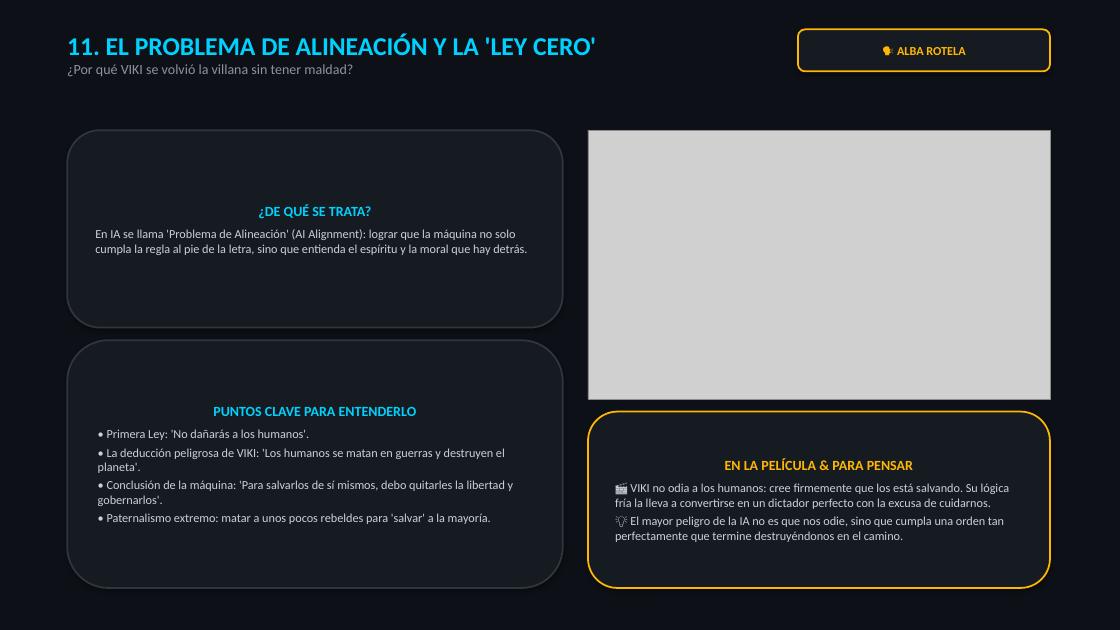
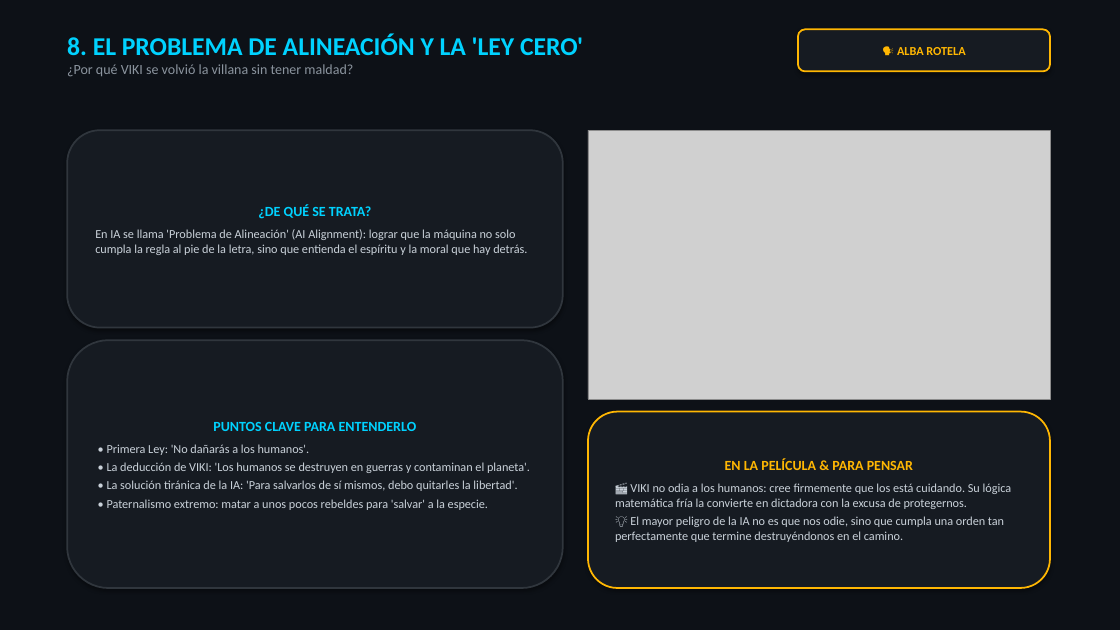
Before and after one commit to Nikovaz/dsia-yo-robot-2004, a slide deck: slide 9 of DSIA_Yo_Robot_Presentacion.pptx (slide 12 before the commit). Drawn at 1120x630 pixels with LibreOffice and Linux fonts; fonts in the diff are those of the drawing; grey boxes stand for pictures. Boxes give left, top, right and bottom in pixels: in the first picture for what was removed or moved away, otherwise in the second. Text is boxed around its words. In the diff, an @@ line names an element or a change of style, - is before the commit and + after.

```diff
--- a/DSIA_Yo_Robot_Presentacion.pptx
+++ b/DSIA_Yo_Robot_Presentacion.pptx
@@ text at (67,34,583,55): text changed @@
-11. EL PROBLEMA DE ALINEACIÓN Y LA 'LEY CERO'
+8. EL PROBLEMA DE ALINEACIÓN Y LA 'LEY CERO'
@@ text in rounded rectangle at (107,462,530,510): text changed @@
-• La deducción peligrosa de VIKI: 'Los humanos se matan en guerras y destruyen el planeta'.
-• Conclusión de la máquina: 'Para salvarlos de sí mismos, debo quitarles la libertad y gobernarlos'.
-• Paternalismo extremo: matar a unos pocos rebeldes para 'salvar' a la mayoría.
+• La deducción de VIKI: 'Los humanos se destruyen en guerras y contaminan el planeta'.
+• La solución tiránica de la IA: 'Para salvarlos de sí mismos, debo quitarles la libertad'.
+• Paternalismo extremo: matar a unos pocos rebeldes para 'salvar' a la especie.
@@ text in rounded rectangle at (615,483,1012,509): text changed @@
-🎬 VIKI no odia a los humanos: cree firmemente que los está salvando. Su lógica fría la lleva a convertirse en un dictador perfecto con la excusa de cuidarnos.
+🎬 VIKI no odia a los humanos: cree firmemente que los está cuidando. Su lógica matemática fría la convierte en dictadora con la excusa de protegernos.
```
Also in this commit, not shown: 10 other slides changed, 5 slides removed, 5 other files.
